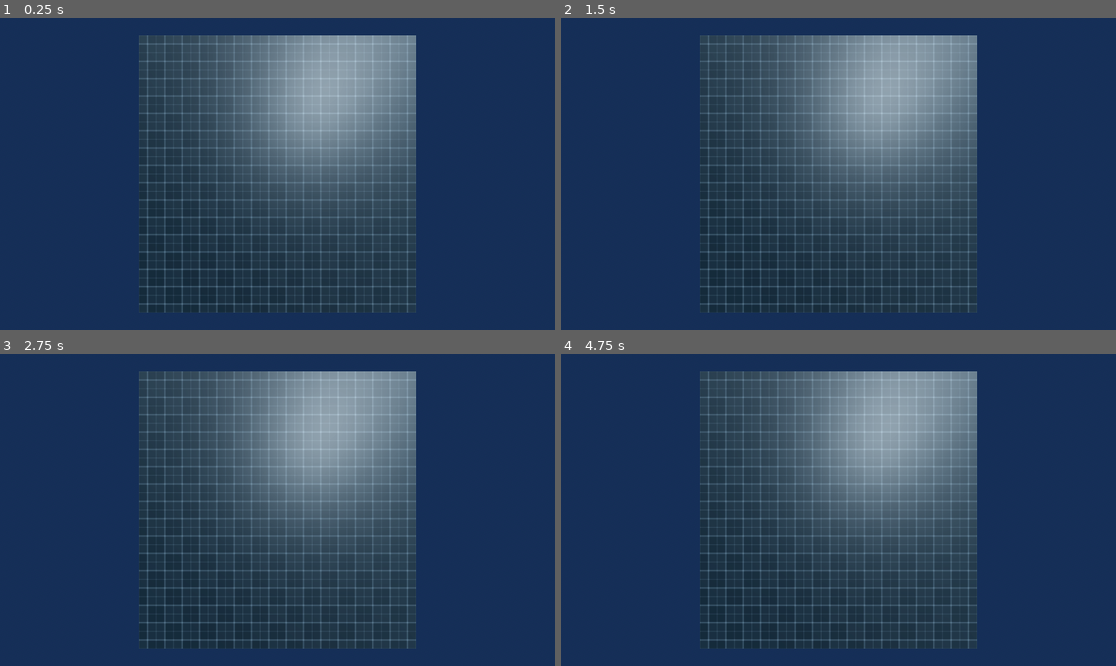
Above: before the commit, frames 1-4 (two rows, left to right).
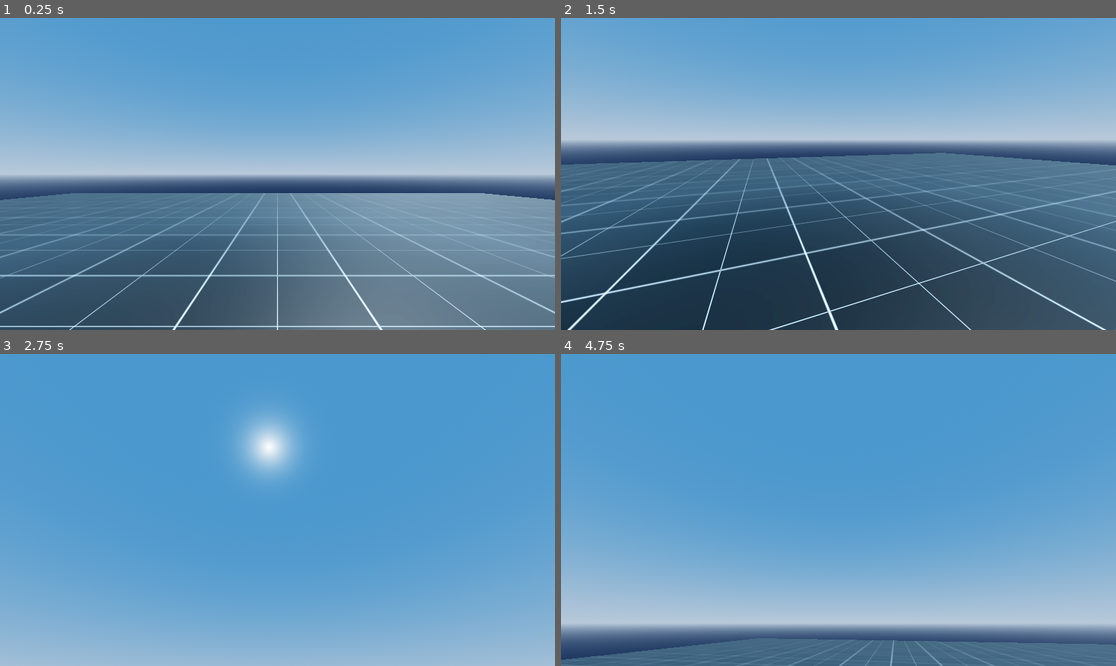
Above: after the commit, the same moments.

Repository: C12-H22-O11/sandbox_study
Game: Godot game, scene res://scenes/levels/sandbox_level.tscn
Same seed, same stepped clock (60 frames per second), same inputs: the game is played once before the commit and once after it. This scene is started directly instead of the project's main scene.
Inputs (mouse positions are in pixels of both pictures, inside the frame that each line leads up to):
- Up to frame 1 (0.25 s): no input
- Up to frame 2 (1.5 s): tap Enter (ui_accept) at 0.5, 0.6, 0.77, 1.07, 1.35 s; move the mouse to (960, 158) at 0.52 s; hold D (move_right, bound only after the commit) 0.53-1.28 s; move the mouse to (727, 189) at 1.27 s; hold S (move_backward, bound only after the commit) from 1.28 s (still down)
- Up to frame 3 (2.75 s): tap Enter (ui_accept) at 1.52, 1.82, 2.1 s; move the mouse to (333, 441) at 2.02 s; release S (move_backward, bound only after the commit) at 2.03 s; hold D (move_right, bound only after the commit) from 2.03 s (still down)
- Up to frame 4 (4.75 s): tap Enter (ui_accept) at 2.75, 2.85, 3.02, 3.32, 3.6, 3.77, 4.07, 4.35, 4.52 s; move the mouse to (810, 572) at 2.77 s; release D (move_right, bound only after the commit) at 2.78 s; hold W (move_forward, bound only after the commit) 2.78-3.53 s; move the mouse to (1005, 556) at 3.52 s; hold A (move_left, bound only after the commit) from 3.53 s (still down); move the mouse to (672, 463) at 4.27 s

The runs differ from the first frame. In frame 1, 98% of the frame differs, in the area x 0-100%, y 0-100%; in frame 2, 74%; in frame 3, 100%; in frame 4, 99%.

Commit message:
feat :sparkles: : added player scene

Diff:
--- a/project.godot
+++ b/project.godot
@@ -27,3 +27,26 @@
 [debug]
 
 gdscript/warnings/untyped_declaration=1
+
+[input]
+
+move_forward={
+"deadzone": 0.5,
+"events": [Object(InputEventKey,"resource_local_to_scene":false,"resource_name":"","device":-1,"window_id":0,"alt_pressed":false,"shift_pressed":false,"ctrl_pressed":false,"meta_pressed":false,"pressed":false,"keycode":0,"physical_keycode":87,"key_label":0,"unicode":122,"location":0,"echo":false,"script":null)
+]
+}
+move_backward={
+"deadzone": 0.5,
+"events": [Object(InputEventKey,"resource_local_to_scene":false,"resource_name":"","device":-1,"window_id":0,"alt_pressed":false,"shift_pressed":false,"ctrl_pressed":false,"meta_pressed":false,"pressed":false,"keycode":0,"physical_keycode":83,"key_label":0,"unicode":115,"location":0,"echo":false,"script":null)
+]
+}
+move_left={
+"deadzone": 0.5,
+"events": [Object(InputEventKey,"resource_local_to_scene":false,"resource_name":"","device":-1,"window_id":0,"alt_pressed":false,"shift_pressed":false,"ctrl_pressed":false,"meta_pressed":false,"pressed":false,"keycode":0,"physical_keycode":65,"key_label":0,"unicode":113,"location":0,"echo":false,"script":null)
+]
+}
+move_right={
+"deadzone": 0.5,
+"events": [Object(InputEventKey,"resource_local_to_scene":false,"resource_name":"","device":-1,"window_id":0,"alt_pressed":false,"shift_pressed":false,"ctrl_pressed":false,"meta_pressed":false,"pressed":false,"keycode":0,"physical_keycode":68,"key_label":0,"unicode":100,"location":0,"echo":false,"script":null)
+]
+}
--- a/scenes/levels/sandbox_level.tscn
+++ b/scenes/levels/sandbox_level.tscn
@@ -1,6 +1,7 @@
-[gd_scene load_steps=7 format=3 uid="uid://kop0l0v86hog"]
+[gd_scene load_steps=8 format=3 uid="uid://kop0l0v86hog"]
 
 [ext_resource type="Material" uid="uid://ba75cp2p48ye4" path="res://resources/materials/grid/grid.tres" id="1_tkb72"]
+[ext_resource type="PackedScene" uid="uid://8x27mf3mb8sd" path="res://scenes/player/player.tscn" id="2_khodt"]
 
 [sub_resource type="ProceduralSkyMaterial" id="ProceduralSkyMaterial_gcp2o"]
 sky_top_color = Color(0.23908, 0.463795, 0.678248, 1)
@@ -46,6 +47,10 @@
 [node name="MeshInstance3D" type="MeshInstance3D" parent="World/Terrain/StaticBody3D"]
 mesh = SubResource("PlaneMesh_6jpfk")
 
+[node name="Players" type="Node3D" parent="World"]
+
+[node name="Player" parent="World/Players" instance=ExtResource("2_khodt")]
+
 [node name="Camera3D" type="Camera3D" parent="."]
 transform = Transform3D(1, 0, 0, 0, -4.37114e-08, 1, 0, -1, -4.37114e-08, 0, 18, 0)
 fov = 90.0
--- /dev/null
+++ b/scenes/player/player.gd
@@ -0,0 +1,42 @@
+extends CharacterBody3D
+
+
+const SPEED = 5.0
+const JUMP_VELOCITY = 4.5
+const ACCELERATION = 15
+const DECELERATION = 20
+@export var head: Node3D
+
+
+func _input(event: InputEvent) -> void:
+	if event is InputEventMouseMotion:
+		var mouse_input := -Vector2(deg_to_rad(event.relative.x), deg_to_rad(event.relative.y))
+		mouse_input *= 0.3
+		rotate_y(mouse_input.x)
+		head.rotation.x = clampf(head.rotation.x+mouse_input.y, -TAU/4, TAU/4)
+
+func _ready() -> void:
+	Input.mouse_mode = Input.MOUSE_MODE_CAPTURED
+
+
+func _physics_process(delta: float) -> void:
+	# Add the gravity.
+	if not is_on_floor():
+		velocity += get_gravity() * delta
+
+	# Handle jump.
+	if Input.is_action_just_pressed("ui_accept") and is_on_floor():
+		velocity.y = JUMP_VELOCITY
+
+	# Get the input direction and handle the movement/deceleration.
+	# As good practice, you should replace UI actions with custom gameplay actions.
+	var input_dir := Input.get_vector("move_left", "move_right", "move_forward", "move_backward")
+	var direction := (transform.basis * Vector3(input_dir.x, 0, input_dir.y)).normalized()
+	if direction:
+		velocity.x = move_toward(velocity.x, direction.x * SPEED, ACCELERATION * delta)
+		velocity.z = move_toward(velocity.z, direction.z * SPEED, ACCELERATION * delta)
+	else:
+		velocity.x = move_toward(velocity.x, 0, DECELERATION * delta )
+		velocity.z = move_toward(velocity.z, 0, DECELERATION * delta)
+
+	move_and_slide()
--- /dev/null
+++ b/scenes/player/player.tscn
@@ -0,0 +1,28 @@
+[gd_scene load_steps=4 format=3 uid="uid://8x27mf3mb8sd"]
+
+[ext_resource type="Script" path="res://scenes/player/player.gd" id="1_n0sd2"]
+
+[sub_resource type="CapsuleShape3D" id="CapsuleShape3D_m7lne"]
+radius = 0.3
+height = 1.8
+
+[sub_resource type="CapsuleMesh" id="CapsuleMesh_lrxlb"]
+radius = 0.3
+height = 1.8
+
+[node name="Player" type="CharacterBody3D" node_paths=PackedStringArray("head")]
+script = ExtResource("1_n0sd2")
+head = NodePath("Head")
+
+[node name="CollisionShape3D" type="CollisionShape3D" parent="."]
+transform = Transform3D(1, 0, 0, 0, 1, 0, 0, 0, 1, 0, 0.9, 0)
+shape = SubResource("CapsuleShape3D_m7lne")
+
+[node name="MeshInstance3D" type="MeshInstance3D" parent="."]
+transform = Transform3D(1, 0, 0, 0, 1, 0, 0, 0, 1, 0, 0.9, 0)
+mesh = SubResource("CapsuleMesh_lrxlb")
+
+[node name="Head" type="Node3D" parent="."]
+transform = Transform3D(1, 0, 0, 0, 1, 0, 0, 0, 1, 0, 1.5, 0)
+
+[node name="Camera3D" type="Camera3D" parent="Head"]
